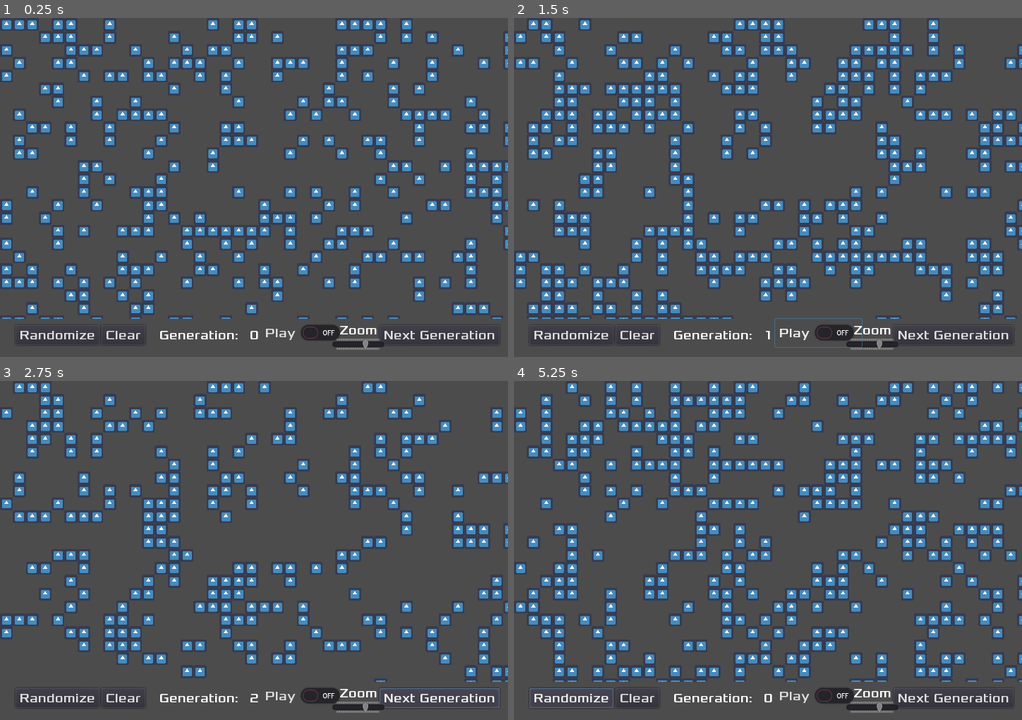
Above: before the commit, frames 1-4 (two rows, left to right).
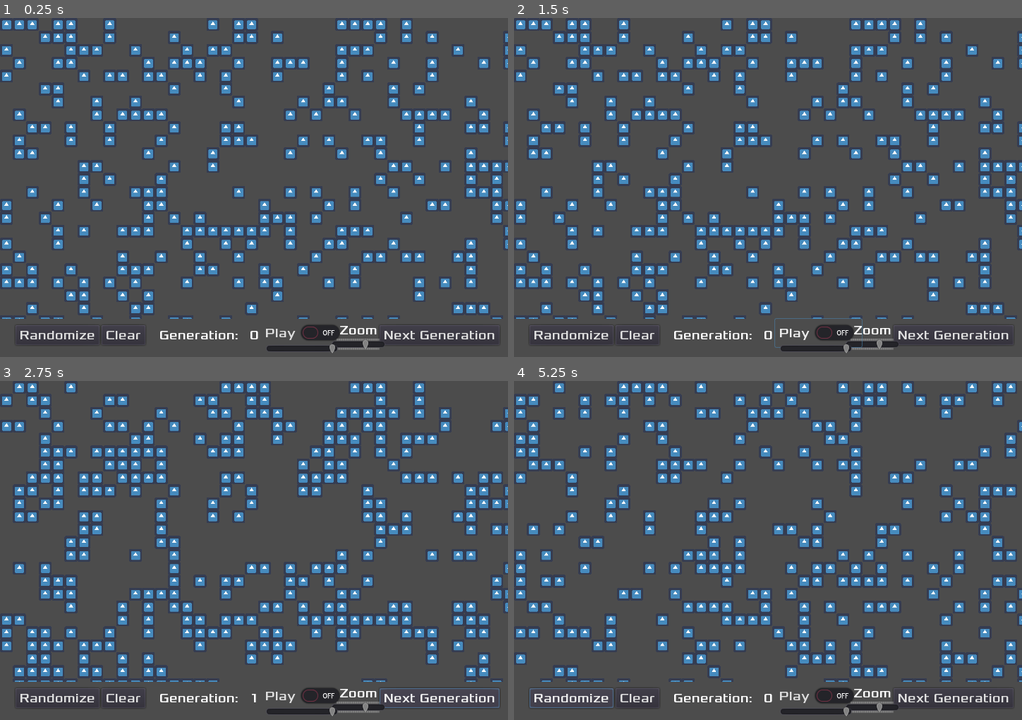
Above: after the commit, the same moments.

Repository: albertomsp/godot-game-of-life
Game: Godot game, scene res://src/Main.tscn
Same seed, same stepped clock (60 frames per second), same inputs: the game is played once before the commit and once after it. The engine's default icon, where the game draws it, is replaced by a stand-in: a white triangle on a blue panel in a dark square.
Inputs:
- Up to frame 1 (0.25 s): no input
- Up to frame 2 (1.5 s): click "Play" at 0.5 s; click "Play" at 1.25 s
- Up to frame 3 (2.75 s): click "Next Generation" at 2 s
- Up to frame 4 (5.25 s): click "Next Generation" at 2.75 s; click "Randomize" at 3.5 s; click "Clear" at 4.25 s; click "Randomize" at 5 s

The runs differ from the first frame. In frame 1, 0.2% of the frame differs, in the area x 52-67%, y 96-99%; in frame 2, 14%; in frame 3, 12%; in frame 4, 18%, in the area x 0-100%, y 0-99%.

Commit message:
Added speed slider prototype

Diff:
--- a/src/Board.gd
+++ b/src/Board.gd
@@ -43,13 +43,26 @@
 	$Camera2D.zoom.x = value
 	$Camera2D.zoom.y = value
 
+# Logic for every tick of the generation timer
+func _on_GenerationTimer_timeout():
+	update_next_generation()
 
+# Activates the automatic generation of the board depending on the check button
 func handle_start_button():
 	$GenerationTimer.start()
 
 
+# Deactivates the automatic generation of the board depending on the check button
 func handle_stop_button():
 	$GenerationTimer.stop()
+
+
+# Updates the Generation Timer with the speed indicated in the speed slider
+# from the UI.
+func update_generation_speed(next_generation_speed):
+	$GenerationTimer.wait_time = next_generation_speed
+
+
 
 
 # Handles the creation or deletion of cells in the cell_matrix by clicking
@@ -82,6 +95,8 @@
 				set_cell(x, y, 0)
 			else:
 				set_cell(x, y, -1)
+
+
 
 
 # Generates a random cell matrix
@@ -151,7 +166,3 @@
 			number_of_live_neighbours += 1
 
 	return number_of_live_neighbours
-
-
-func _on_GenerationTimer_timeout():
-	update_next_generation()
--- a/src/HUD.gd
+++ b/src/HUD.gd
@@ -6,10 +6,12 @@
 signal zoom_value_changed
 signal start
 signal stop
+signal next_generation_speed
 
 
 func _ready():
 	emit_signal("zoom_value_changed", $ZoomLabel/ZoomSlider.value)
+	emit_signal("next_generation_speed", $CheckButton/SpeedSlider.value)
 
 
 func update_counter(counter):
@@ -37,3 +39,7 @@
 		emit_signal("start")
 	else:
 		emit_signal("stop")
+
+
+func _on_SpeedSlider_value_changed(value):
+	emit_signal("next_generation_speed", value)
--- a/src/HUD.tscn
+++ b/src/HUD.tscn
@@ -137,6 +137,20 @@
 custom_fonts/font = SubResource( 1 )
 text = "Play"
 __meta__ = {
+"_edit_group_": true,
+"_edit_use_anchors_": false
+}
+
+[node name="SpeedSlider" type="HSlider" parent="CheckButton"]
+margin_left = 7.0
+margin_top = 34.0
+margin_right = 109.0
+margin_bottom = 50.0
+min_value = 0.1
+max_value = 1.0
+step = 0.1
+value = 1.0
+__meta__ = {
 "_edit_use_anchors_": false
 }
 [connection signal="pressed" from="NextGenButton" to="." method="_on_NextGenButton_pressed"]
@@ -144,3 +158,4 @@
 [connection signal="pressed" from="ClearButton" to="." method="_on_ClearButton_pressed"]
 [connection signal="value_changed" from="ZoomLabel/ZoomSlider" to="." method="_on_HSlider_value_changed"]
 [connection signal="toggled" from="CheckButton" to="." method="_on_CheckButton_toggled"]
+[connection signal="value_changed" from="CheckButton/SpeedSlider" to="." method="_on_SpeedSlider_value_changed"]
--- a/src/Main.tscn
+++ b/src/Main.tscn
@@ -40,6 +40,7 @@
 wait_time = 0.5
 [connection signal="clear_matrix" from="Board/HUD" to="Board" method="clear_matrix"]
 [connection signal="next_generation" from="Board/HUD" to="Board" method="update_next_generation"]
+[connection signal="next_generation_speed" from="Board/HUD" to="Board" method="update_generation_speed"]
 [connection signal="randomize_matrix" from="Board/HUD" to="Board" method="randomize_matrix"]
 [connection signal="start" from="Board/HUD" to="Board" method="handle_start_button"]
 [connection signal="stop" from="Board/HUD" to="Board" method="handle_stop_button"]
